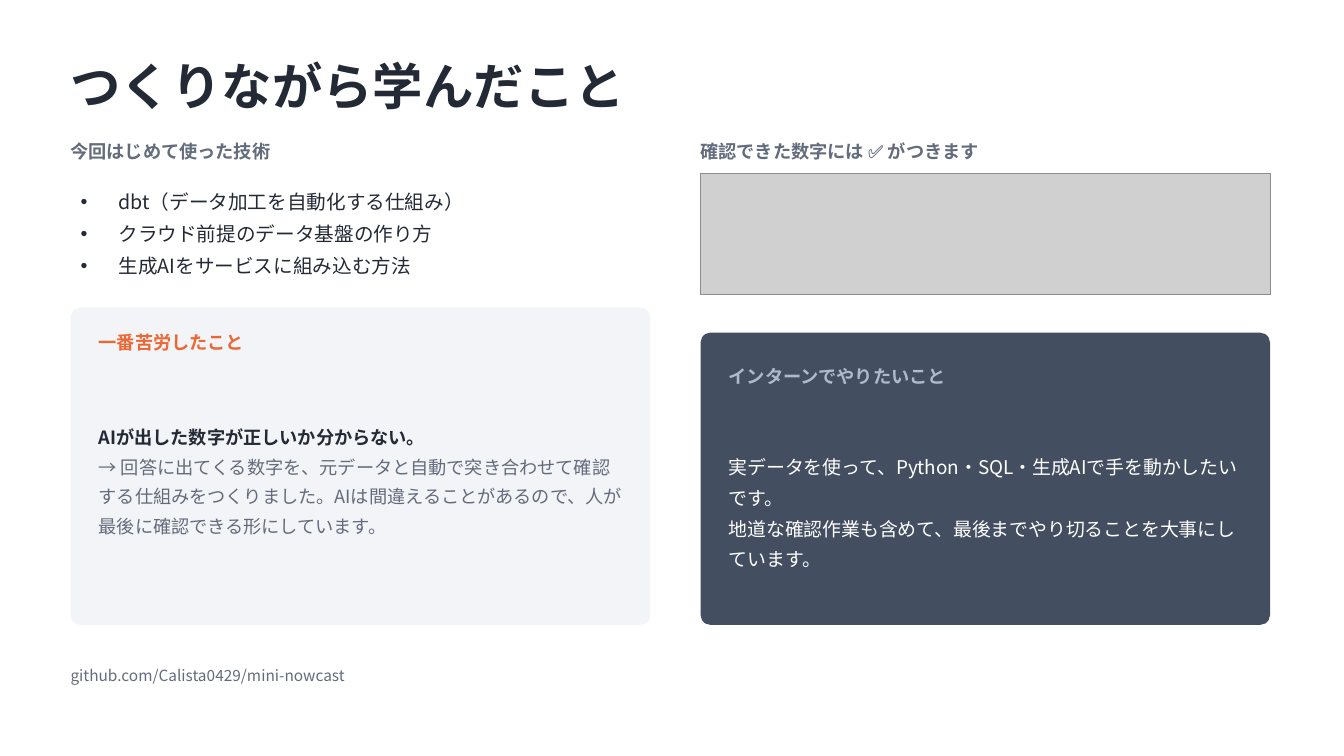
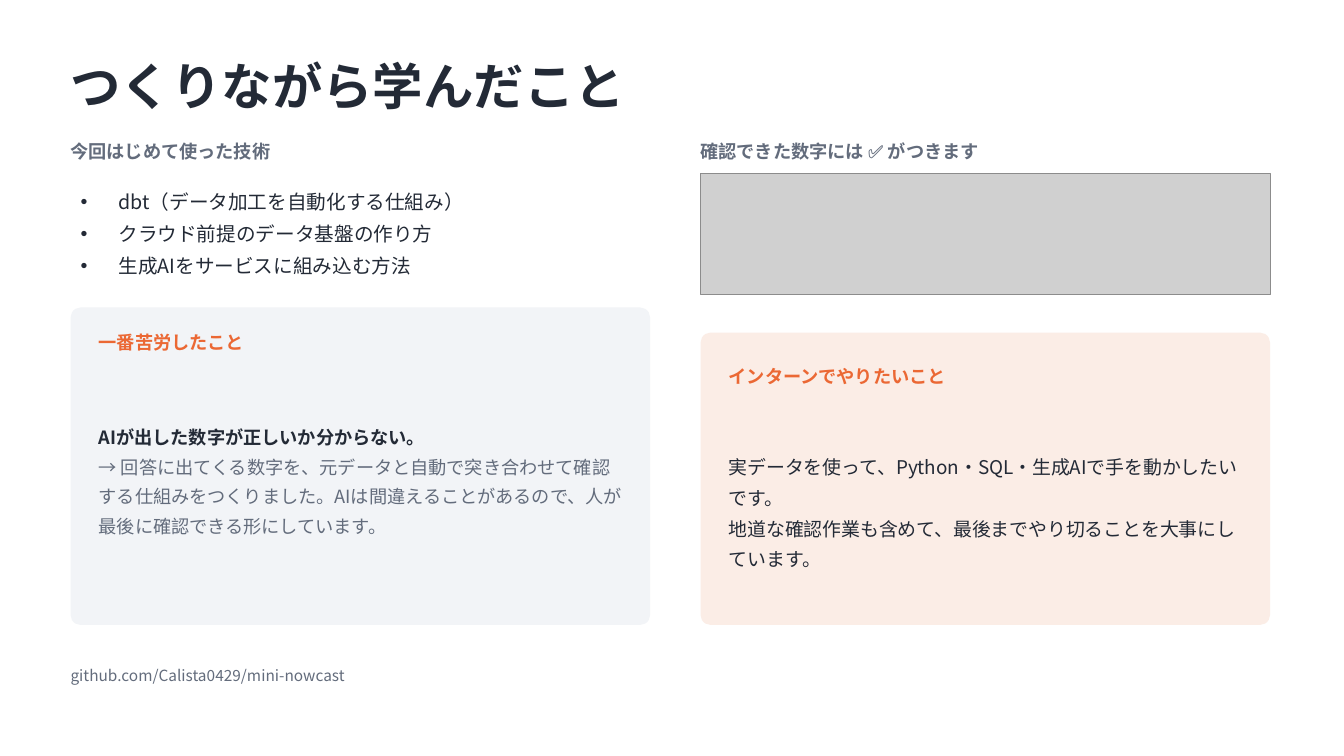
Before and after one commit to Calista0429/mini-nowcast, a slide deck: slide 3 of docs/mini-nowcast-intro.pptx. Drawn at 1344x756 pixels with LibreOffice and Linux fonts; fonts in the diff are those of the drawing; grey boxes stand for pictures. Boxes give left, top, right and bottom in pixels: in the first picture for what was removed or moved away, otherwise in the second. Text is boxed around its words. In the diff, an @@ line names an element or a change of style, - is before the commit and + after.

```diff
--- a/docs/mini-nowcast-intro.pptx
+++ b/docs/mini-nowcast-intro.pptx
@@ rounded rectangle at [701,333,1270,625]: fill #434E60 to #FBEDE6 @@
@@ text "インターンでやりたいこと" at [729,368,946,384]: text colour #AEBACB to #EB6834 @@
@@ text "実データを使って、Python・SQL・生成AIで手を動かしたいです。" at [729,458,1238,567]: text colour #FFFFFF to #232A36 @@
```
Also in this commit, not shown: 2 other slides changed, 3 other files.
